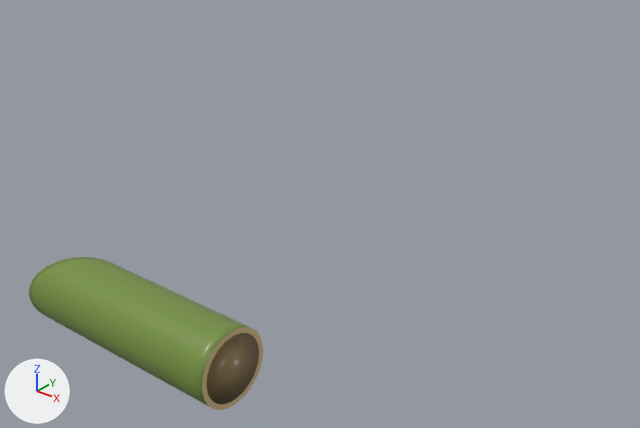
Renders of the Blender file tools/bamboo.blend from each side of a commit.
Before and after are seen from a camera (50 mm lens) standing at (82.3, -55.6, 56.5) and looking at (24.1, 17.3, 11.3). Lighting does not change. The marker at lower left points along +X, +Y and +Z. The picture after the commit comes second.

Objects in the first picture: 'Bamboo'.
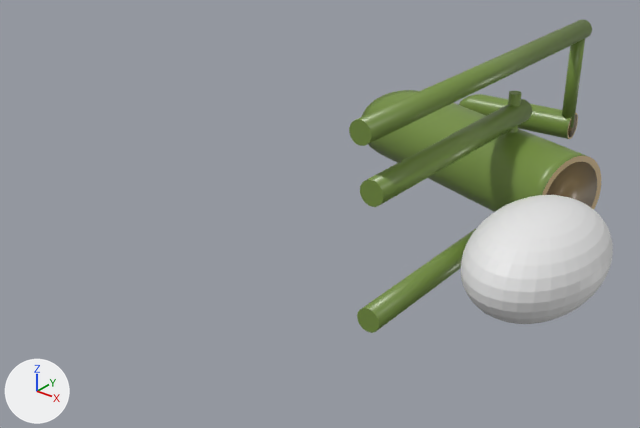
Pixel boxes [x1, y1, x2, y2] of what changed, in the pictures (640 x 428 px):
'Bamboo', moved, turned: before [29, 257, 263, 410]; after [362, 90, 601, 212]
'Return stop stone', added: after [461, 195, 613, 324]
'Feeder support', added (green): after [349, 19, 592, 146]
'Upright bamboo support.001', added (green): after [360, 99, 532, 207]
'Upright bamboo support', added (green): after [357, 229, 476, 333]
'Fixed feeder spout', added: after [459, 94, 578, 139]
    faces in mat_green_skin (green #769042): [459, 94, 571, 139]
'Feeder support arm', added (green): after [562, 39, 585, 128]
'Pivot axle', added: after [508, 91, 522, 133]

Diff of the bpy script that builds the scene:
```diff
--- a/tools/bamboo.blend.py
+++ b/tools/bamboo.blend.py
@@ me_sphere @@
+me_sphere.from_pydata(...)  # a UV sphere (32 segments, 16 rings, poles along z) spanning x -1.0..1.0, y -1.0..1.0, z -1.0..1.0
@@ me_cylinder_004 @@
+me_cylinder_004.from_pydata(...)  # 96 vertices, 50 faces; spans x -0.8..0.8, y -0.8..0.8, z -6.0..6.0
+me_cylinder_004.materials.append(mat_green_skin)  # green #769042
@@ me_cylinder_003 @@
+me_cylinder_003.from_pydata(...)  # 96 vertices, 50 faces; spans x -1.2..1.2, y -1.2..1.2, z -22.5..22.5
+me_cylinder_003.materials.append(mat_green_skin)  # green #769042
@@ me_cylinder_002 @@
+me_cylinder_002.from_pydata(...)  # 96 vertices, 50 faces; spans x -0.6..0.6, y -0.6..0.6, z -9.0..9.0
+me_cylinder_002.materials.append(mat_green_skin)  # green #769042
@@ me_cylinder_001 @@
+me_cylinder_001.from_pydata(...)  # 96 vertices, 50 faces; spans x -1.2..1.2, y -1.2..1.2, z -14.0..14.0
+me_cylinder_001.materials.append(mat_green_skin)  # green #769042
@@ me_hollow_bamboo_with_diagonal_opening_001 @@
+me_hollow_bamboo_with_diagonal_opening_001.from_pydata(...)  # 4898 vertices, 4992 faces; spans x -4.0..26.0, y -4.7..4.7, z -4.7..4.7
+# faces by material slot: [2304, 2496, 192]
+me_hollow_bamboo_with_diagonal_opening_001.materials.append(mat_green_skin)  # green #769042
+me_hollow_bamboo_with_diagonal_opening_001.materials.append(mat_wet_inner_fiber)  # brown #937c52
+me_hollow_bamboo_with_diagonal_opening_001.materials.append(mat_cut_rim)  # brown #ceb381
@@ ob_bamboo @@
 ob_bamboo = bpy.data.objects.new('Bamboo', me_hollow_bamboo_with_diagonal_opening)
-ob_bamboo.location = (0.0, 0.0, 0.0)
+ob_bamboo.location = (25.76, 33.02, 18.0)
+ob_bamboo.rotation_euler = (0.0, 0.0, -0.3)  # degrees (0, 0, -17)
@@ ob_return_stop_stone @@
+ob_return_stop_stone = bpy.data.objects.new('Return stop stone', me_sphere)
+ob_return_stop_stone.location = (53.6, 11.8, 18.0)
+ob_return_stop_stone.scale = (6.0, 9.0, 5.0)
@@ ob_feeder_support_arm @@
+ob_feeder_support_arm = bpy.data.objects.new('Feeder support arm', me_cylinder_004)
+ob_feeder_support_arm.location = (41.0, 45.5, 24.0)
@@ ob_feeder_support @@
+ob_feeder_support = bpy.data.objects.new('Feeder support', me_cylinder_003)
+ob_feeder_support.location = (41.0, 24.0, 30.0)
+ob_feeder_support.rotation_euler = (1.571, 0.0, 0.0)  # degrees (90, 0, 0)
@@ ob_pivot_axle @@
+ob_pivot_axle = bpy.data.objects.new('Pivot axle', me_cylinder_002)
+ob_pivot_axle.location = (42.0, 28.0, 18.0)
@@ ob_upright_bamboo_support_001 @@
+ob_upright_bamboo_support_001 = bpy.data.objects.new('Upright bamboo support.001', me_cylinder_001)
+ob_upright_bamboo_support_001.location = (42.0, 16.0, 24.5)
+ob_upright_bamboo_support_001.rotation_euler = (1.571, 0.0, 0.0)  # degrees (90, 0, 0)
@@ ob_upright_bamboo_support @@
+ob_upright_bamboo_support = bpy.data.objects.new('Upright bamboo support', me_cylinder_001.copy())
+ob_upright_bamboo_support.location = (42.0, 16.0, 11.5)
+ob_upright_bamboo_support.rotation_euler = (1.571, 0.0, 0.0)  # degrees (90, 0, 0)
@@ ob_fixed_feeder_spout @@
+ob_fixed_feeder_spout = bpy.data.objects.new('Fixed feeder spout', me_hollow_bamboo_with_diagonal_opening_001)
+ob_fixed_feeder_spout.location = (28.6, 45.0, 18.0)
+ob_fixed_feeder_spout.rotation_euler = (0.0, 0.0, 0.07)  # degrees (0, 0, 4)
+ob_fixed_feeder_spout.scale = (0.5, 0.36, 0.36)
```
